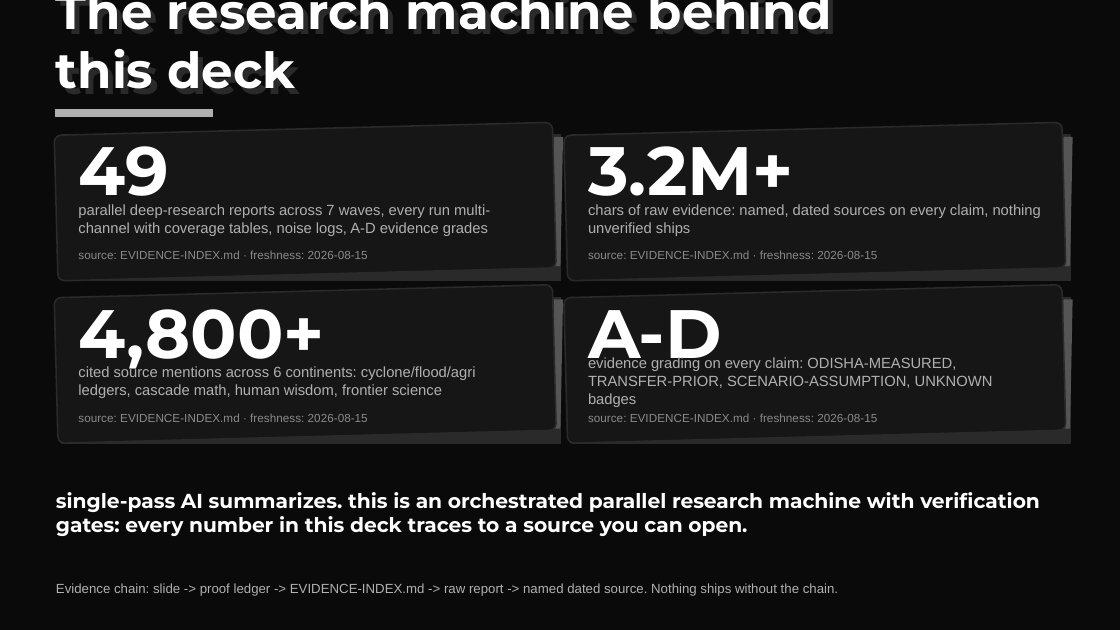
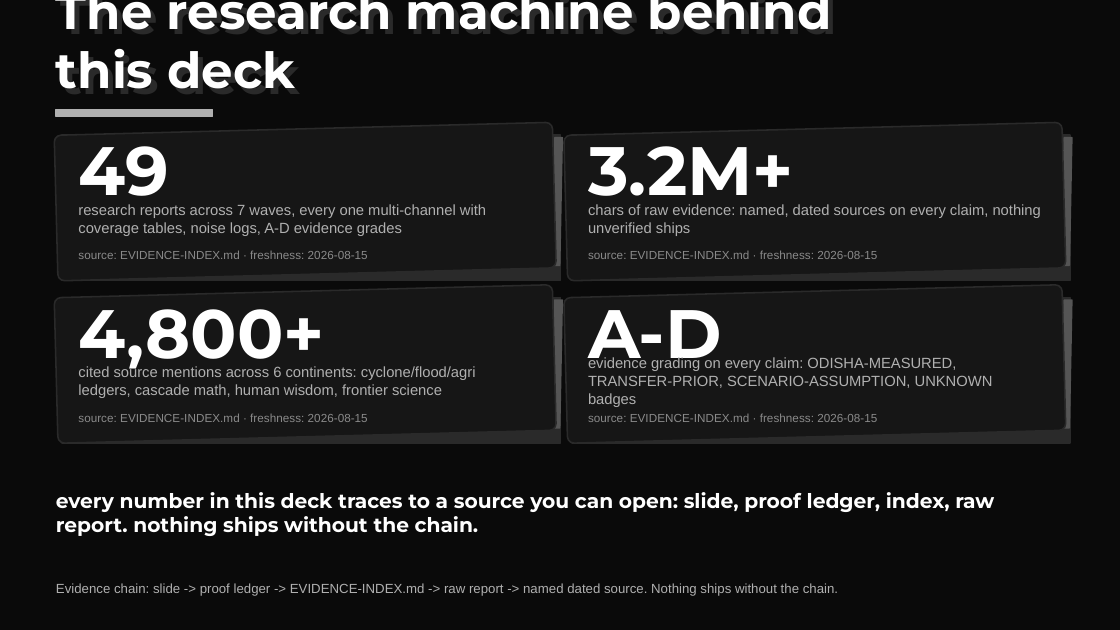
Before and after one commit to harshgounder/craft-n-code, a slide deck: slide 3 of scaffold/deck/KrishiSetu-Round0-20260816.pptx. Drawn at 1120x630 pixels with LibreOffice and Linux fonts; fonts in the diff are those of the drawing. Boxes give left, top, right and bottom in pixels: in the first picture for what was removed or moved away, otherwise in the second. Text is boxed around its words. In the diff, an @@ line names an element or a change of style, - is before the commit and + after.

Commit message:
repo polish: fresh judge-facing README, de-AI language (research reports, no orchestrated machinery), deck slide 3 reframed to evidence chain

```diff
--- a/scaffold/deck/KrishiSetu-Round0-20260816.pptx
+++ b/scaffold/deck/KrishiSetu-Round0-20260816.pptx
@@ text at [78, 204, 486, 236]: text changed @@
-parallel deep-research reports across 7 waves, every run multi-channel with coverage tables, noise logs, A-D evidence grades
+research reports across 7 waves, every one multi-channel with coverage tables, noise logs, A-D evidence grades
@@ text at [56, 492, 994, 536]: text changed @@
-single-pass AI summarizes. this is an orchestrated parallel research machine with verification gates: every number in this deck traces to a source you can open.
+every number in this deck traces to a source you can open: slide, proof ledger, index, raw report. nothing ships without the chain.
```
Also in this commit, not shown: 2 other files.
